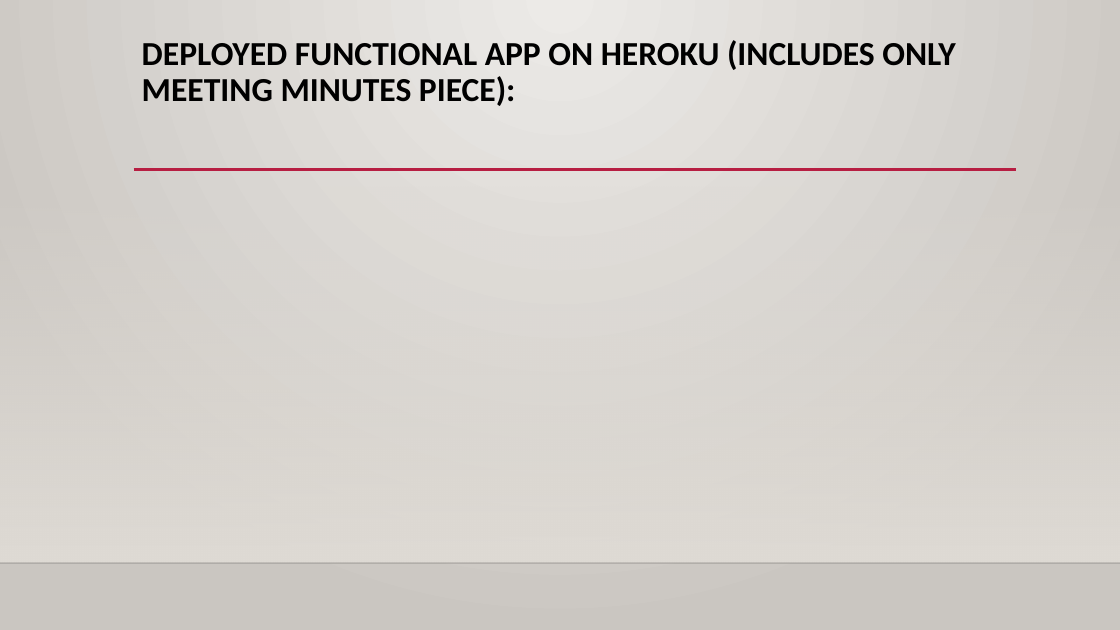
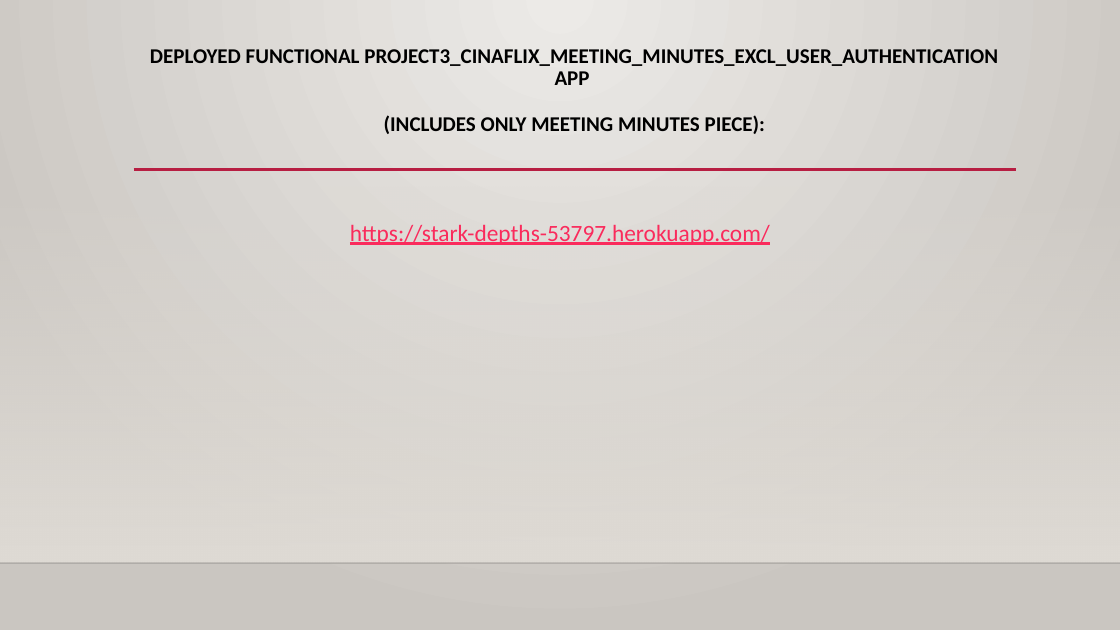
Before and after one commit to nsoeltan/CinaFlix_Meeting_Minutes_App_Project3, a slide deck: slide 7 of design/CinaFlix_Meeting_Minutes_Application_Project3_Presentation_Nafisa_Soeltan.pptx. Drawn at 1120x630 pixels with LibreOffice and Linux fonts; fonts in the diff are those of the drawing; background and template pictures are left out. Boxes give left, top, right and bottom in pixels: in the first picture for what was removed or moved away, otherwise in the second. Text is boxed around its words. In the diff, an @@ line names an element or a change of style, - is before the commit and + after.

```diff
--- a/design/CinaFlix_Meeting_Minutes_Application_Project3_Presentation_Nafisa_Soeltan.pptx
+++ b/design/CinaFlix_Meeting_Minutes_Application_Project3_Presentation_Nafisa_Soeltan.pptx
@@ title at <box>150,49,998,134</box>: text changed; size 28.8 to 18 pt @@
-DEPLOYED FUNCTIONAL APP ON HEROKU (INCLUDES ONLY MEETING MINUTES PIECE):
+DEPLOYED FUNCTIONAL PROJECT3_CINAFLIX_MEETING_MINUTES_EXCL_USER_AUTHENTICATION APP
+(INCLUDES ONLY MEETING MINUTES PIECE):
@@ text added at <box>350,225,770,245</box>, 20 pt, text #FA2B5C, underline @@
+https://stark-depths-53797.herokuapp.com/
```
Also in this commit, not shown: 5 other slides changed, 3 other files.
